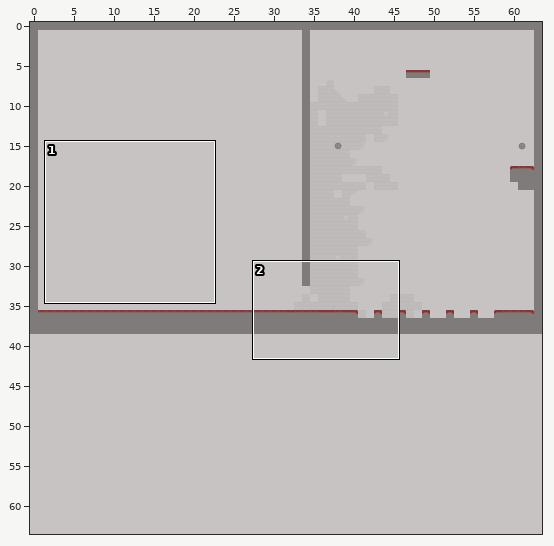
Tiled map -- freeVikings/locs/DefaultCampaign/TechnoLevelSet/StairsToHell/stairs_loc.tmx. The first picture is a wide view before the edit; the outline marks the close-up.
Close-up. Before the edit:
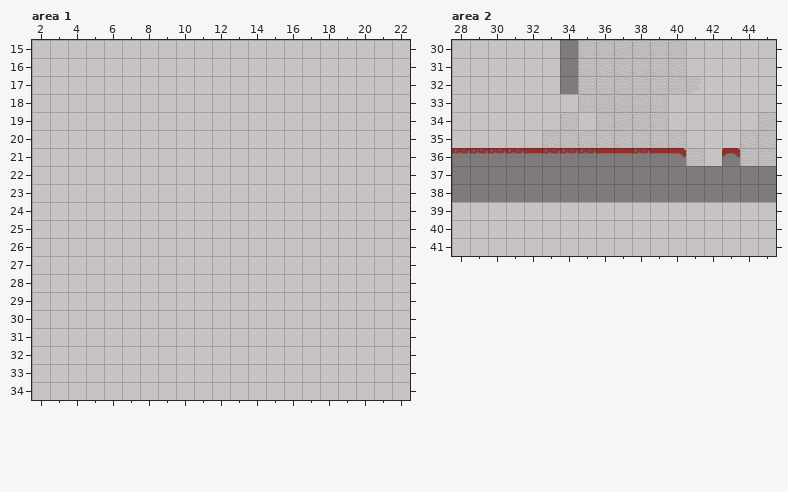
Cells are 40x40 px. Shown: area 1 x 2..22, y 15..34; area 2 x 28..45, y 30..41. The commit also changed other parts of the map, which this record leaves out.
The result:
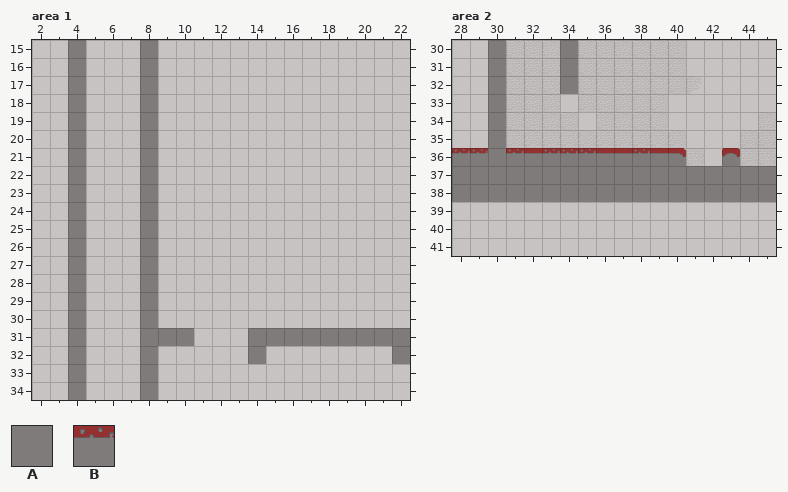
Key: from "Untitled": A 0, B 13.
_ is an empty cell.
Tiles replaced or removed in this view: B.
Diff:
Changed rows in their new state; . is an unchanged cell.
Layer "Layer 0", area 1:
first column x 4:
15 A...A..............
16 A...A..............
17 A...A..............
18 A...A..............
19 A...A..............
20 A...A..............
21 A...A..............
22 A...A..............
23 A...A..............
24 A...A..............
25 A...A..............
26 A...A..............
27 A...A..............
28 A...A..............
29 A...A..............
30 A...A..............
31 A...AAA...AAAAAAAAA
32 A...A.....A.......A
33 A...A..............
34 A...A..............
Layer "Layer 0", area 2:
first column x 30:
30 A
31 A
32 A
33 A
34 A
35 A
36 A
Pixel boxes of the changes (left, top, right, bottom) in both close-ups:
added: (68, 40, 86, 400)
added: (140, 40, 194, 400)
added: (248, 328, 410, 364)
changed: (488, 40, 506, 154)
